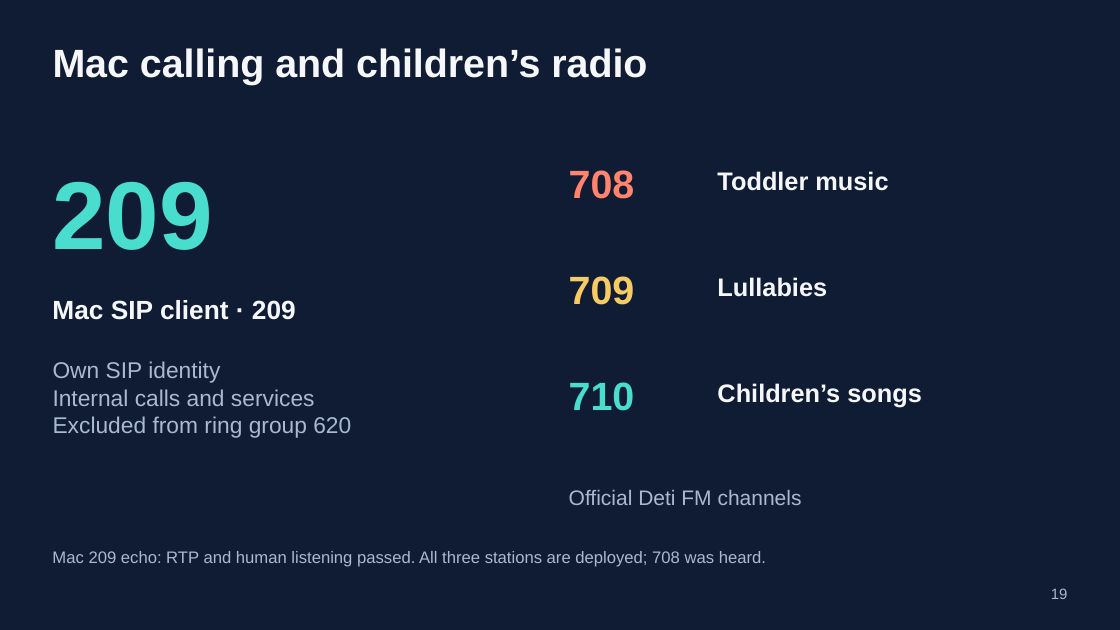
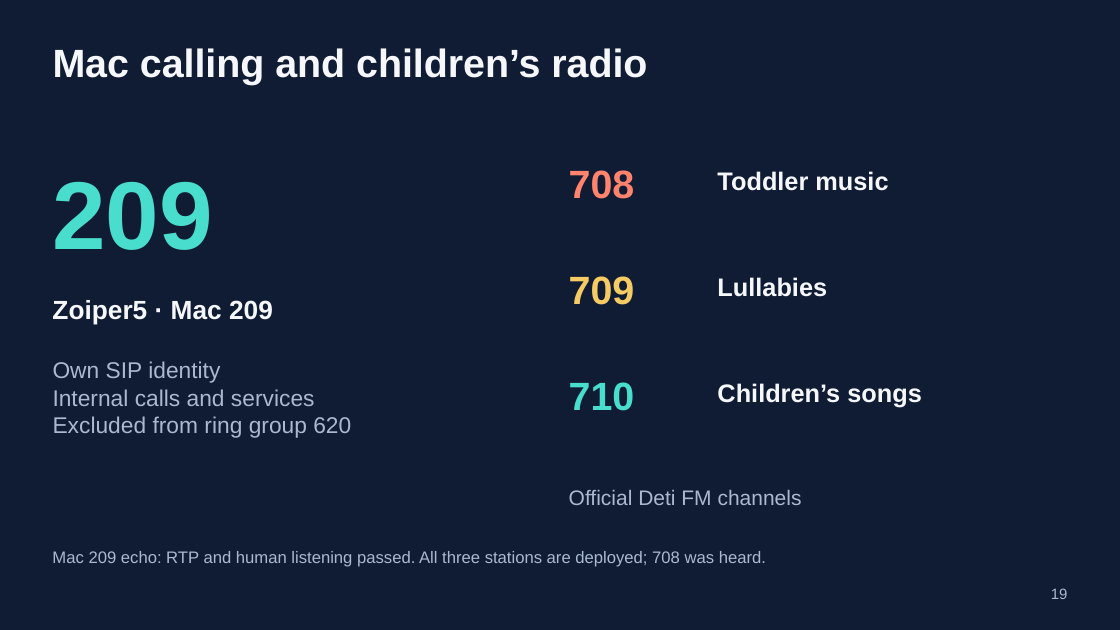
Before and after one commit to 4alvit/cisco-home-telephony, a slide deck: slide 19 of docs/slides/cisco-home-telephony.pptx. Drawn at 1120x630 pixels with LibreOffice and Linux fonts; fonts in the diff are those of the drawing. Boxes give left, top, right and bottom in pixels: in the first picture for what was removed or moved away, otherwise in the second. Text is boxed around its words. In the diff, an @@ line names an element or a change of style, - is before the commit and + after.

```diff
--- a/docs/slides/cisco-home-telephony.pptx
+++ b/docs/slides/cisco-home-telephony.pptx
@@ text at bbox=[52, 300, 273, 325]: text changed @@
-Mac SIP client · 209
+Zoiper5 · Mac 209
```
Also in this commit, not shown: 1 other slide changed, 8 other files.
